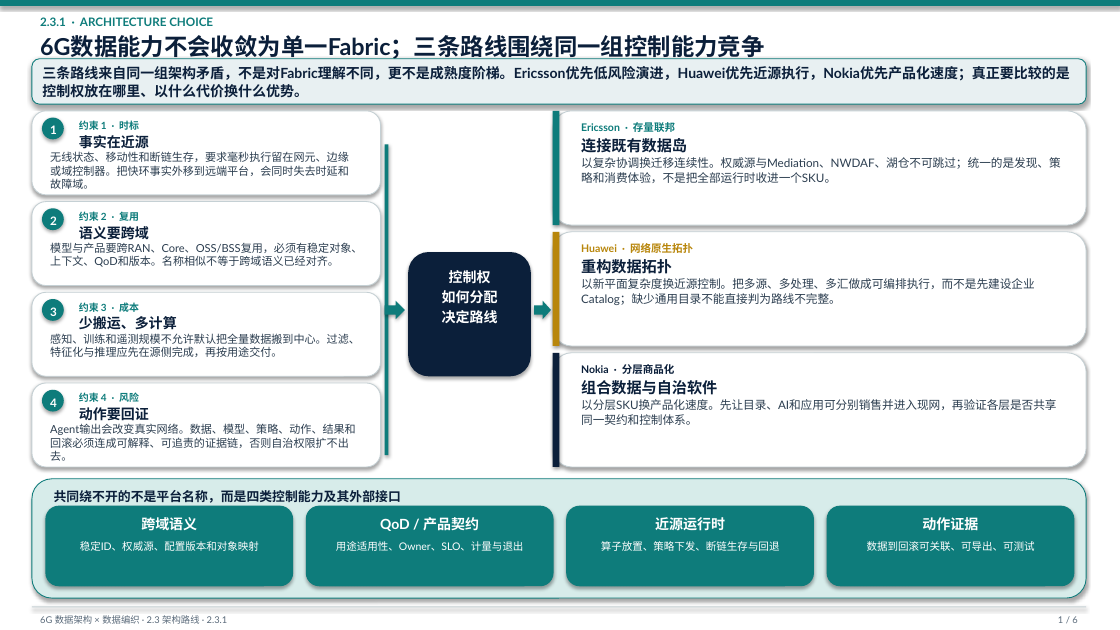
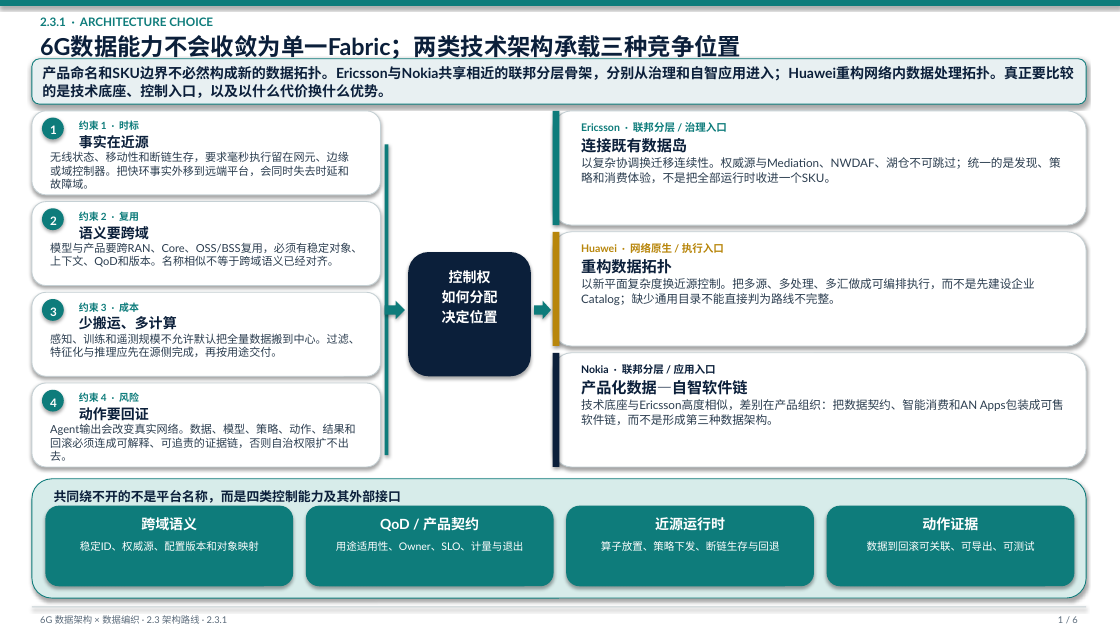
Before and after one commit to newmanxiang/6GDataPlane, a slide deck: slide 1 of reports/6g-data-fabric-section-23-deck.pptx. Drawn at 1120x630 pixels with LibreOffice and Linux fonts; fonts in the diff are those of the drawing. Boxes give left, top, right and bottom in pixels: in the first picture for what was removed or moved away, otherwise in the second. Text is boxed around its words. In the diff, an @@ line names an element or a change of style, - is before the commit and + after.

```diff
--- a/reports/6g-data-fabric-section-23-deck.pptx
+++ b/reports/6g-data-fabric-section-23-deck.pptx
@@ text at (40, 35, 741, 59): text changed @@
-6G数据能力不会收敛为单一Fabric；三条路线围绕同一组控制能力竞争
+6G数据能力不会收敛为单一Fabric；两类技术架构承载三种竞争位置
@@ text in rounded rectangle at (42, 66, 1074, 98): text changed @@
-三条路线来自同一组架构矛盾，不是对Fabric理解不同，更不是成熟度阶梯。Ericsson优先低风险演进，Huawei优先近源执行，Nokia优先产品化速度；真正要比较的是控制权放在哪里、以什么代价换什么优势。
+产品命名和SKU边界不必然构成新的数据拓扑。Ericsson与Nokia共享相近的联邦分层骨架，分别从治理和自智应用进入；Huawei重构网络内数据处理拓扑。真正要比较的是技术底座、控制入口，以及以什么代价换什么优势。
@@ text at (581, 120, 727, 134): text changed @@
-Ericsson · 存量联邦
+Ericsson · 联邦分层 / 治理入口
@@ text at (581, 241, 724, 255): text changed @@
-Huawei · 网络原生拓扑
+Huawei · 网络原生 / 执行入口
@@ text at (442, 310, 498, 323): text changed @@
-决定路线
+决定位置
@@ text at (581, 380, 747, 395): text changed @@
-组合数据与自治软件
+产品化数据—自智软件链
@@ text at (581, 362, 716, 376): text changed @@
-Nokia · 分层商品化
+Nokia · 联邦分层 / 应用入口
@@ text at (581, 399, 977, 425): text changed @@
-以分层SKU换产品化速度。先让目录、AI和应用可分别销售并进入现网，再验证各层是否共享同一契约和控制体系。
+技术底座与Ericsson高度相似，差别在产品组织：把数据契约、智能消费和AN Apps包装成可售软件链，而不是形成第三种数据架构。
```
Also in this commit, not shown: 3 other slides changed.
